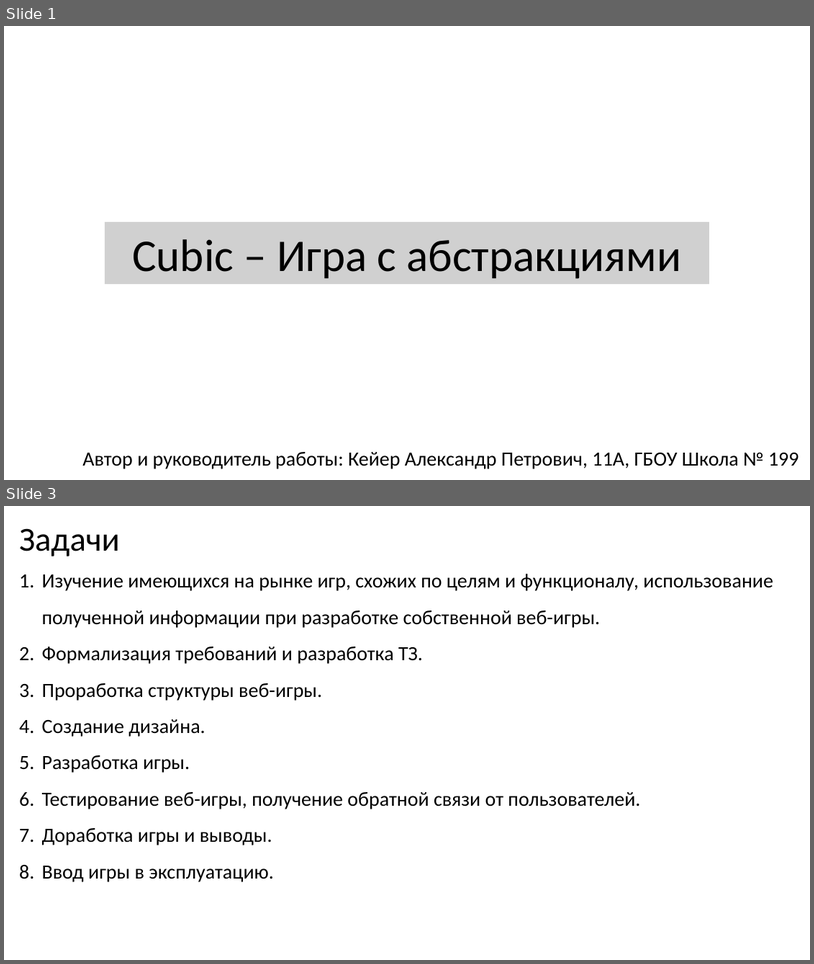
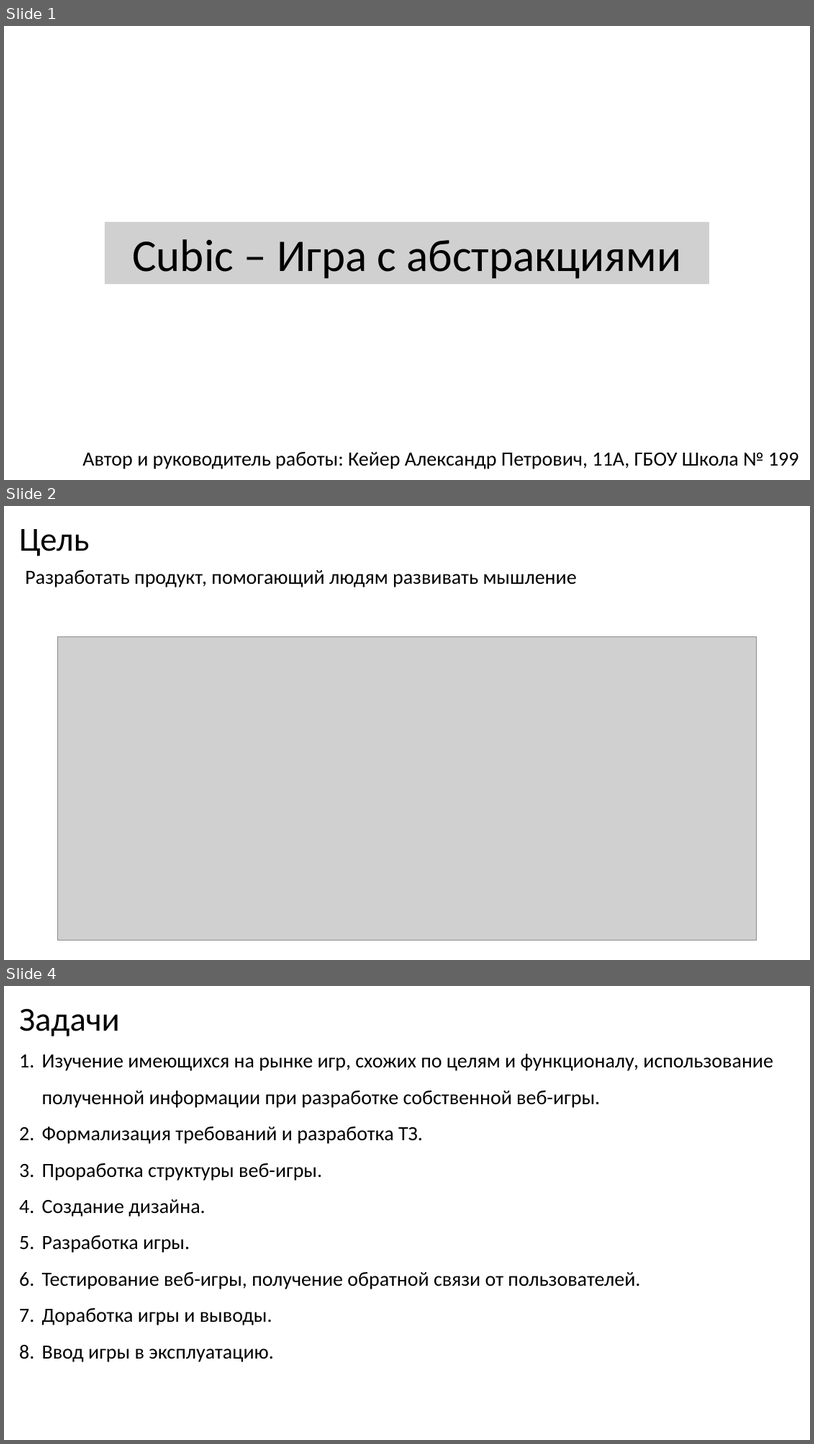
Before and after one commit to sanyuchilas/cubic, a slide deck: docs/Cubic_Мультимедийная презентация.pptx. Shown one above the other, each under a label of ours: slides 1 and 3 before the commit, slides 1, 2 and 4 after it; the slides between them are not shown. The pictures are 814x964 and 814x1444 pixels, drawn with LibreOffice and Linux fonts; fonts in the diff are those of the drawing; grey boxes stand for pictures; background and template pictures are left out. Boxes give left, top, right and bottom in pixels: in the first picture for what was removed or moved away, otherwise in the second. Text is boxed around its words. In the diff, an @@ line names an element or a change of style, - is before the commit and + after.

```diff
--- a/docs/Cubic_Мультимедийная презентация.pptx
+++ b/docs/Cubic_Мультимедийная презентация.pptx
@@ slide 2 added at (4,506,810,960), background #FFFFFF @@
@@ text added at (19,529,89,556), 40 pt, text #000000 @@
+Цель
@@ text added at (25,570,577,587), 24 pt, text #000000 @@
+Разработать продукт, помогающий людям развивать мышление
@@ picture added at (57,636,756,939) @@
@@ what was slide 3 is now slide 4 @@
```
Also in this commit, not shown: 1 other slide added, 1 slide removed, 1 other file.
